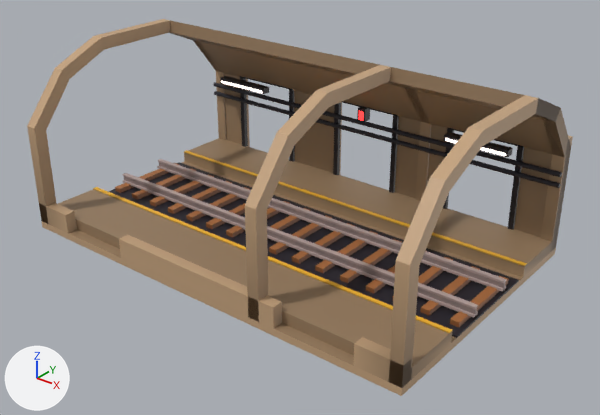
Before and after pictures for a commit that changed the glTF model public/assets/models/kit.metro-tunnel.lod2.glb.
Before and after are seen from a 50 mm lens placed at (12.86, -15.67, 10.82), pointed at (0.56, -0.3, 1.29). Arrows for +X, +Y and +Z are at lower left; the lights stay in place. The older version comes first. Where no turn or scale is listed for an object, it has been applied to the vertices. Vertices at exactly the same position are counted once.
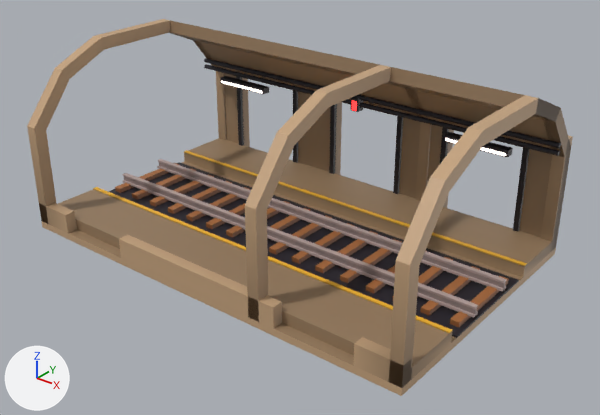
Where the newer file only moved an object's origin or applied its transform, the numbers keep the older frame.

The change in detail:
me_mesh_3 is used by ob_mesh_3; location (0.0, 0.0, 1.67).
me_mesh_3 had 412 vertices, 656 faces and spanned x -6.0..6.0, y -3.8..3.8, z -1.67..1.67.
me_mesh_3 now has 412 vertices, 656 faces and spans x -6.0..6.0, y -3.8..3.8, z -1.68..1.75.
me_mesh_3 part 1: the loose piece of 8 vertices spanning x -0.13..0.13, y 3.23..3.49, z 0.88..1.26 is moved by (0.0, -0.36, 0.4).
me_mesh_3 part 2: the loose piece of 8 vertices spanning x -4.9..-4.75, y 3.42..3.54, z -1.47..1.32 is moved by (-0.15, 0.0, 0.0).
me_mesh_3 part 3: the loose piece of 8 vertices spanning x -2.85..-2.7, y 3.42..3.54, z -1.47..1.32 is moved by (0.15, 0.0, 0.0).
me_mesh_3 part 4: the loose piece of 8 vertices spanning x -1.1..-0.95, y 3.42..3.54, z -1.47..1.32 is moved by (-0.15, 0.0, 0.0).
me_mesh_3 part 5: the loose piece of 8 vertices spanning x 0.95..1.1, y 3.42..3.54, z -1.47..1.32 is moved by (0.15, 0.0, 0.0).
me_mesh_3 part 6: the loose piece of 8 vertices spanning x 2.7..2.85, y 3.42..3.54, z -1.47..1.32 is moved by (-0.15, 0.0, 0.0).
me_mesh_3 part 7: the loose piece of 8 vertices spanning x 4.75..4.9, y 3.42..3.54, z -1.47..1.32 is moved by (0.15, 0.0, 0.0).
me_mesh_3 part 8: the loose piece of 16 vertices spanning x -6.0..6.0, y 3.31..3.45, z 0.41..0.54 is moved by (0.0, -0.38, 1.0).
me_mesh_3 part 9: the loose piece of 16 vertices spanning x -6.0..6.0, y 3.31..3.45, z 0.7..0.85 is moved by (0.0, -0.38, 0.9).
Object 'Mesh_1' (ob_mesh_1) moves from (0.0, 3.3, 2.72) to (0.0, 2.93, 3.12).

Changed parts and their boxes [x1, y1, x2, y2] in the pictures (600 x 415 px; the box of a moved part takes in the faces that stretch with it):
'Mesh_3', reshaped
    before: [39, 73, 573, 396]
    after: [39, 58, 573, 396]
'Mesh_1', moved
    before: [359, 111, 364, 121]
    after: [352, 100, 357, 111]
part 1 of me_mesh_3, moved or reshaped
    before: [357, 106, 370, 122]
    after: [351, 97, 364, 112]
part 2 of me_mesh_3, moved or reshaped
    before: [240, 76, 248, 147]
    after: [236, 76, 244, 146]
part 3 of me_mesh_3, moved or reshaped (mostly hidden)
    before: [289, 89, 295, 162]
    after: [293, 90, 298, 163]
part 4 of me_mesh_3, moved or reshaped
    before: [333, 102, 341, 175]
    after: [329, 104, 337, 174]
part 5 of me_mesh_3, moved or reshaped
    before: [389, 114, 399, 193]
    after: [393, 116, 403, 194]
part 6 of me_mesh_3, moved or reshaped (mostly hidden)
    before: [443, 129, 454, 209]
    after: [440, 127, 449, 164]
part 7 of me_mesh_3, moved or reshaped
    before: [508, 145, 524, 230]
    after: [513, 147, 530, 232]
part 8 of me_mesh_3, moved or reshaped
    before: [214, 91, 561, 188]
    after: [204, 64, 560, 156]
part 9 of me_mesh_3, moved or reshaped
    before: [213, 82, 562, 177]
    after: [204, 58, 561, 148]
